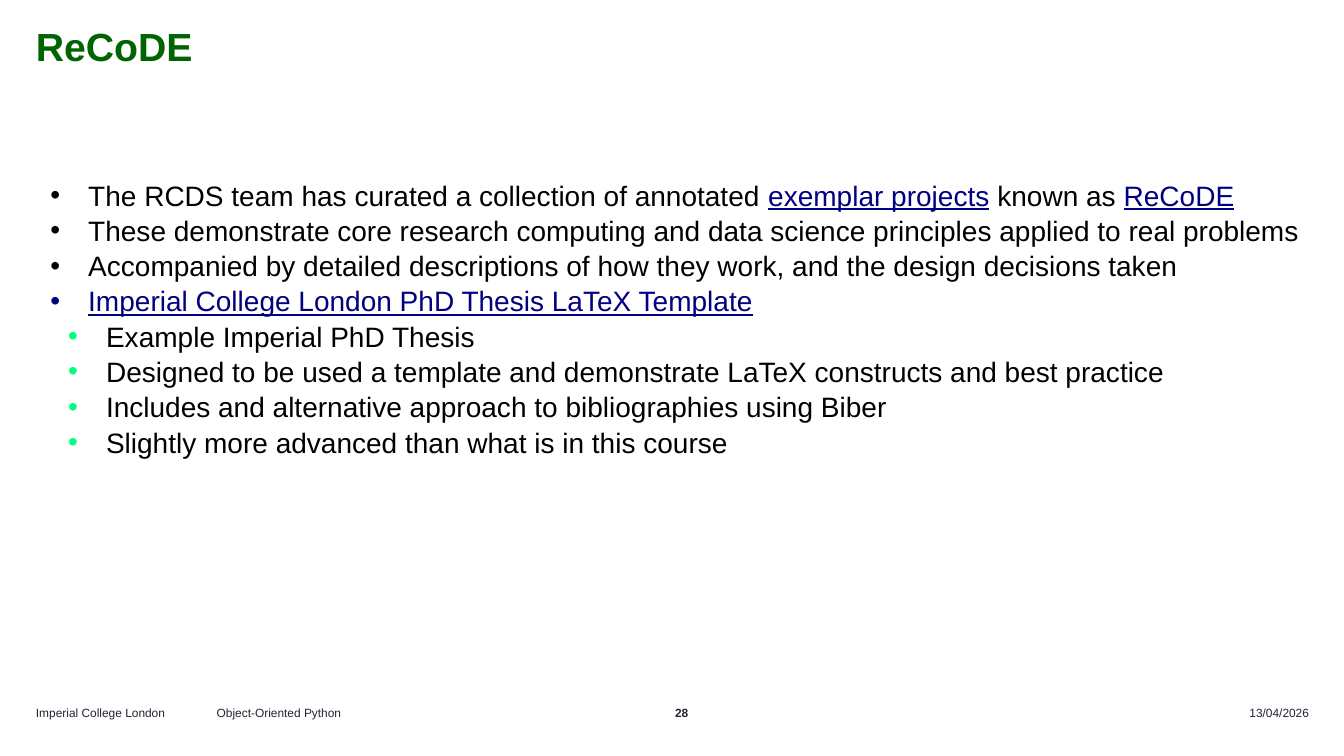
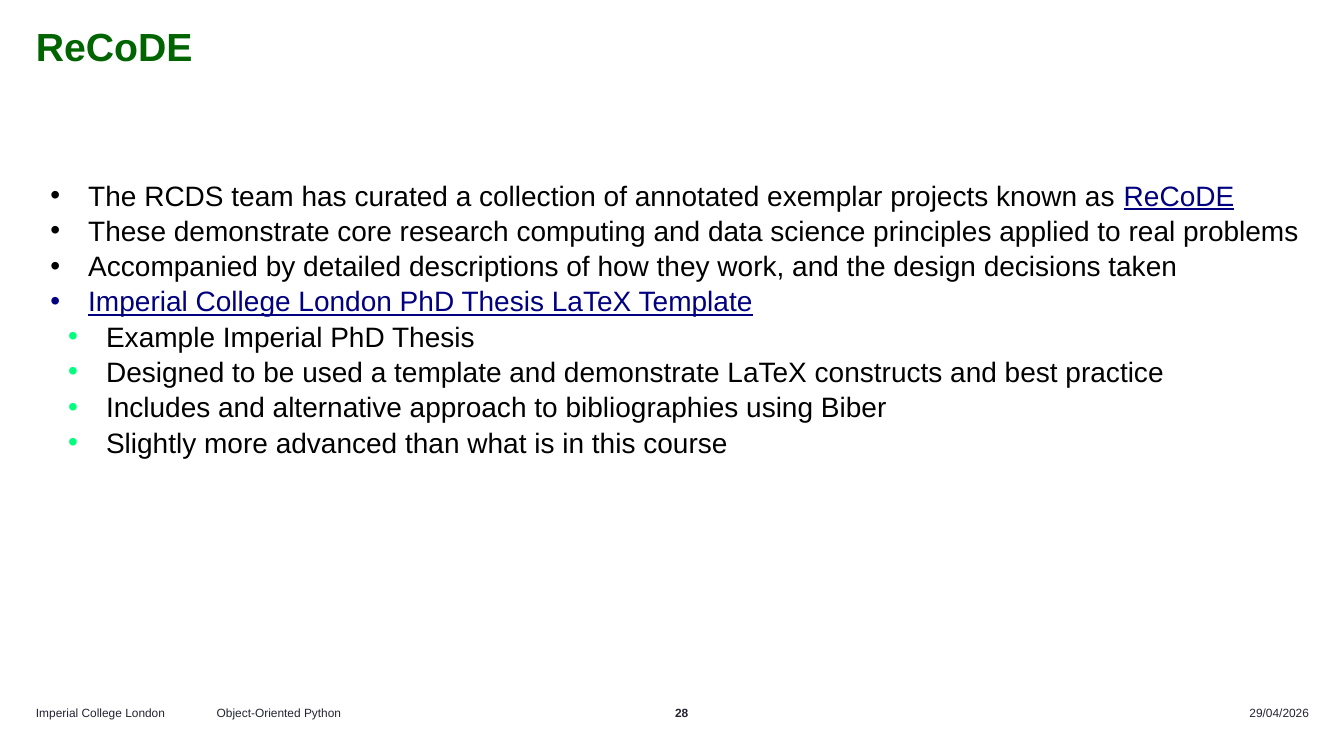
Before and after one commit to ImperialCollegeLondon/RCDS-writing-theses-in-latex, a slide deck: slide 28 of Writing Theses in Latex Slides.pptx. Drawn at 1344x756 pixels with LibreOffice and Linux fonts; fonts in the diff are those of the drawing. Boxes give left, top, right and bottom in pixels: in the first picture for what was removed or moved away, otherwise in the second. Text is boxed around its words. In the diff, an @@ line names an element or a change of style, - is before the commit and + after.

```diff
--- a/Writing Theses in Latex Slides.pptx
+++ b/Writing Theses in Latex Slides.pptx
@@ text at bbox=[88, 185, 1235, 211]: text colour #000080 to #000000, underline off in "exemplar projects" @@
@@ text at bbox=[1249, 708, 1309, 717]: text changed @@
-13/04/2026
+29/04/2026
```
Also in this commit, not shown: 27 other slides changed.
